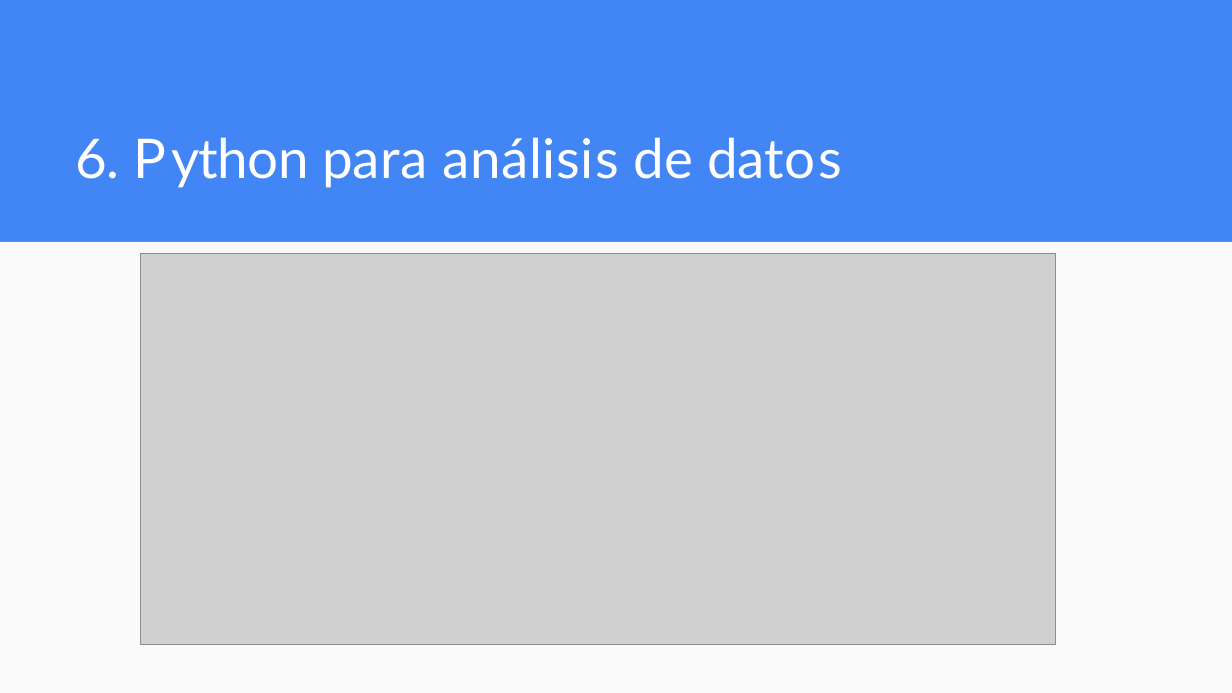
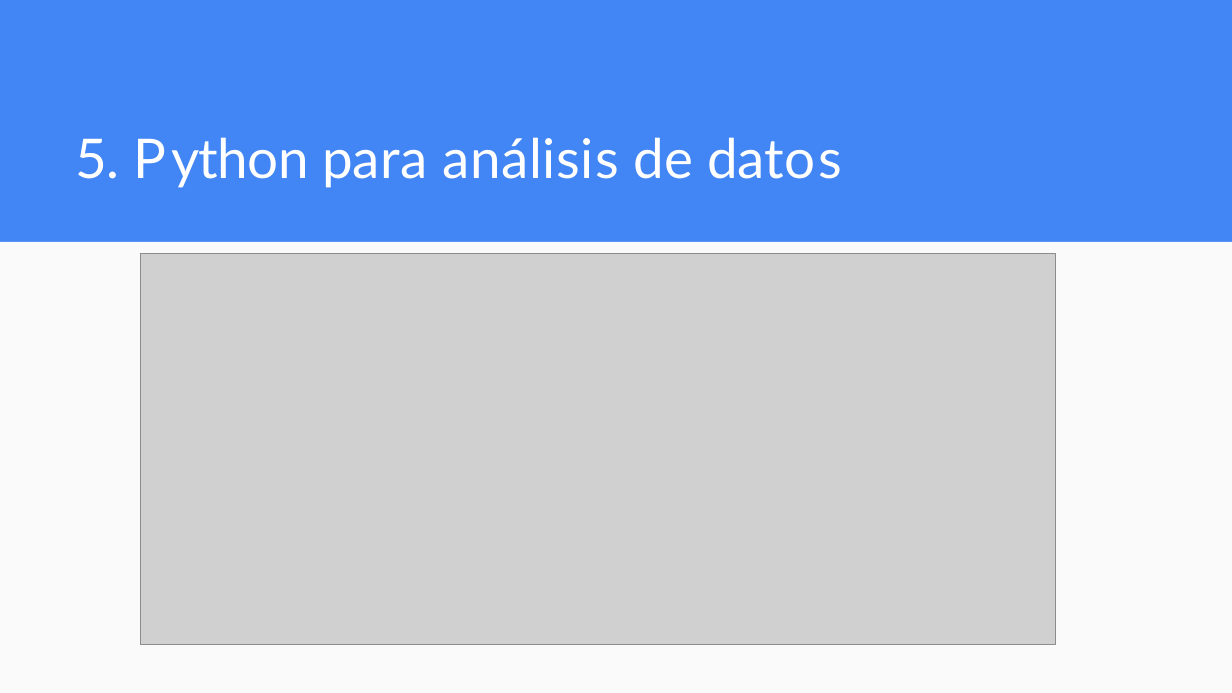
Before and after one commit to rpazos98/CEIA_Analisis_de_datos, a slide deck: slide 11 of clase_1/Clase1.pptx. Drawn at 1232x693 pixels with LibreOffice and Linux fonts; fonts in the diff are those of the drawing; grey boxes stand for pictures; background and template pictures are left out. Boxes give left, top, right and bottom in pixels: in the first picture for what was removed or moved away, otherwise in the second. Text is boxed around its words. In the diff, an @@ line names an element or a change of style, - is before the commit and + after.

```diff
--- a/clase_1/Clase1.pptx
+++ b/clase_1/Clase1.pptx
@@ title at [75,137,842,188]: text changed @@
-6. Python para análisis de datos
+5. Python para análisis de datos
```
Also in this commit, not shown: 7 other slides changed, 4 other files.
